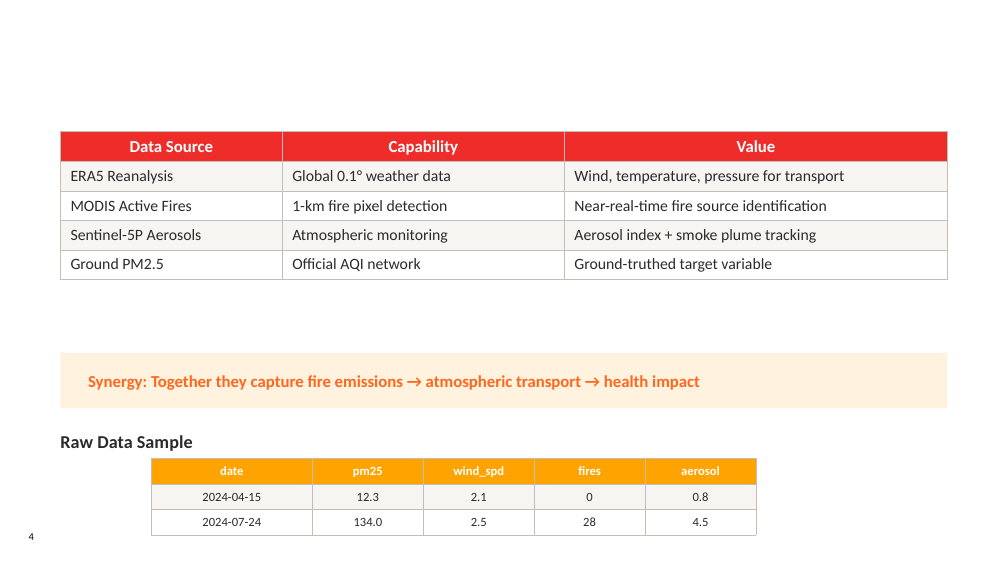
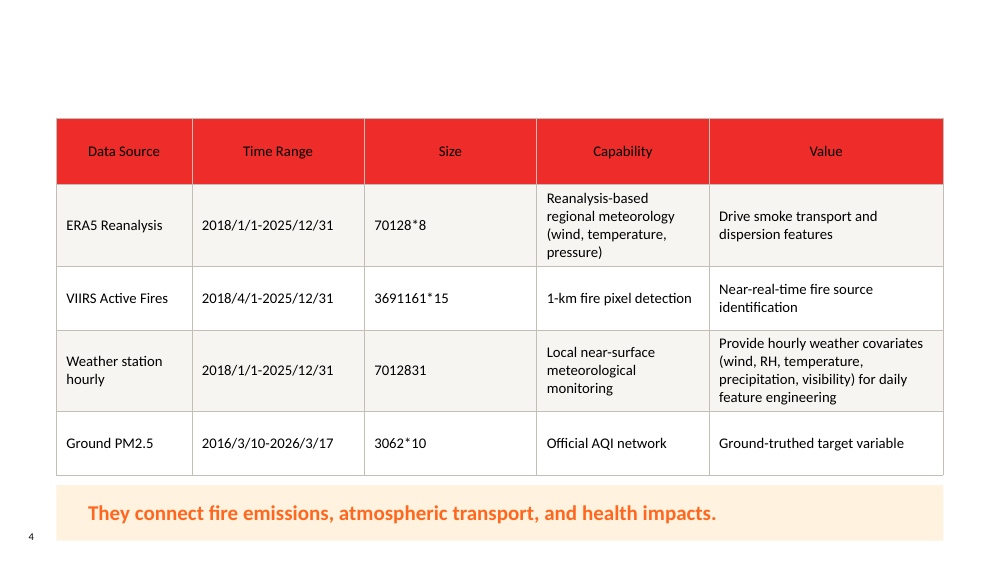
Before and after one commit to JiagengMi/engo645_2026_winter, a slide deck: slide 4 of ENGO645_Final_Presentation.pptx. Drawn at 1008x567 pixels with LibreOffice and Linux fonts; fonts in the diff are those of the drawing; background and template pictures are left out. Boxes give left, top, right and bottom in pixels: in the first picture for what was removed or moved away, otherwise in the second. Text is boxed around its words. In the diff, an @@ line names an element or a change of style, - is before the commit and + after.

```diff
--- a/ENGO645_Final_Presentation.pptx
+++ b/ENGO645_Final_Presentation.pptx
@@ table at [56,118,943,473] @@
-column 1: Data Source | ERA5 Reanalysis | MODIS Active Fires | Sentinel-5P Aerosols | Ground PM2.5
-column 2: Capability | Global 0.1° weather data | 1-km fire pixel detection | Atmospheric monitoring | Official AQI network
-column 3: Value | Wind, temperature, pressure for transport | Near-real-time fire source identification | Aerosol index + smoke plume tracking | Ground-truthed target variable
+column 1: Data Source | ERA5 Reanalysis | VIIRS Active Fires | Weather station hourly | Ground PM2.5
+column 2: Time Range | 2018/1/1-2025/12/31 | 2018/4/1-2025/12/31 | 2018/1/1-2025/12/31 | 2016/3/10-2026/3/17
+column 3: Size | 70128*8 | 3691161*15 | 7012831 | 3062*10
+column 4: Capability | Reanalysis-based regional meteorology (wind, temperature, pressure) | 1-km fire pixel detection | Local near-surface meteorological monitoring | Official AQI network
+column 5: Value | Drive smoke transport and dispersion features | Near-real-time fire source identification | Provide hourly weather covariates (wind, RH, temperature, precipitation, visibility) for daily feature engineering | Ground-truthed target variable
@@ table: place and size @@
-table at [60,131,948,277]
+table at [56,118,943,473]
@@ text removed at [60,435,193,451] @@
-Raw Data Sample
@@ table removed at [151,459,757,535], 3 rows, 5 columns @@
-date | pm25 | wind_spd | fires | aerosol
-2024-04-15 | 12.3 | 2.1 | 0 | 0.8
-2024-07-24 | 134.0 | 2.5 | 28 | 4.5
@@ rectangle: place and size @@
-rectangle at [60,353,948,408]
+rectangle at [56,485,943,541]
@@ text at [88,505,717,524]: text changed; size 16 to 20 pt @@
-Synergy: Together they capture fire emissions → atmospheric transport → health impact
+They connect fire emissions, atmospheric transport, and health impacts.
```
Also in this commit, not shown: 13 other slides changed, 26 other files.
